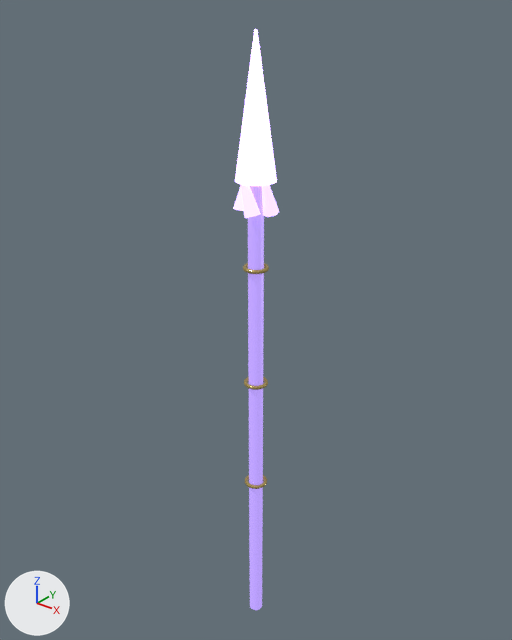
A saved change to the glTF model game/assets/models/crystal_lance.glb.
Both versions are drawn from a camera (50 mm lens) standing at (0.935, -1.168, 0.994) and looking at (-0.035, 0.044, 0.242). Arrows for +X, +Y and +Z are at lower left; the lights stay in place. The picture after the commit comes second. Where no turn or scale is listed for an object, it has been applied to the vertices. Vertices at exactly the same position are counted once.
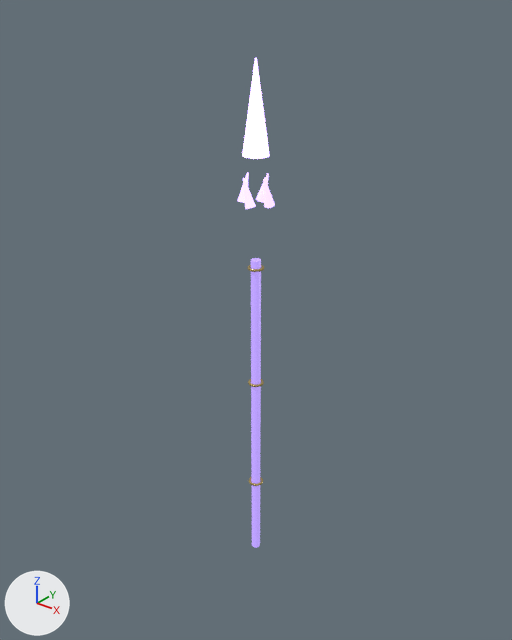
Where the newer file only moved an object's origin or applied its transform, the numbers keep the older frame.

Where the change shows, as pixel boxes [x1, y1, x2, y2] in the pictures (512 x 640 px):
'Cylinder', rescaled (35% narrower, 32% shorter): before [248, 186, 264, 610]; after [251, 258, 261, 548]
'Cone', rescaled (33% narrower, 35% shorter): before [235, 29, 277, 186]; after [242, 58, 270, 159]
'Cone.004', rescaled: before [241, 185, 261, 218]; after [243, 178, 256, 209]
'Cone.001', rescaled: before [262, 185, 279, 217]; after [263, 178, 275, 208]
'Cone.003', rescaled: before [233, 186, 244, 211]; after [237, 172, 249, 203]
'Torus.001', moved: before [244, 377, 268, 390]; after [248, 379, 264, 387]
'Torus.002', rescaled (33% narrower, 33% shorter): before [243, 263, 269, 274]; after [247, 265, 264, 272]
'Torus', rescaled (35% narrower, 33% shorter): before [245, 475, 267, 489]; after [249, 477, 263, 486]

What the commit changed:
me_cylinder is used by ob_cylinder; location (0.0, 0.0, 0.0).
me_cylinder had 64 vertices, 124 faces and spanned x -0.018..0.018, y -0.018..0.018, z -0.65..0.65.
me_cylinder now has 64 vertices, 124 faces and spans x -0.012..0.012, y -0.012..0.012, z -0.419..0.419.
me_cylinder part 1: the whole mesh is scaled about its middle by 0.645.
me_cone is used by ob_cone; location (0.0, 0.0, 0.75).
me_cone had 64 vertices, 124 faces and spanned x -0.045..0.045, y -0.045..0.045, z -0.15..0.15.
me_cone now has 64 vertices, 124 faces and spans x -0.029..0.029, y -0.029..0.029, z 0.653..0.847.
me_cone part 2: the whole mesh is scaled about its middle by 0.645, then moved by (0.0, 0.0, 0.75).
me_cone_001 is used by ob_cone_001; location (0.03, 0.0, 0.58).
me_cone_001 had 64 vertices, 124 faces and spanned x -0.018..0.018, y -0.0176..0.032, z -0.0531..0.0487.
me_cone_001 now has 64 vertices, 124 faces and spans x -0.0116..0.0116, y -0.0114..0.0206, z -0.0342..0.0314.
me_cone_001 part 3: the whole mesh is scaled about the mesh origin by 0.645.
me_cone_003 is used by ob_cone_003; location (-0.03, 0.0, 0.58).
me_cone_003 had 64 vertices, 124 faces and spanned x -0.018..0.018, y -0.032..0.0176, z -0.0531..0.0487.
me_cone_003 now has 64 vertices, 124 faces and spans x -0.0116..0.0116, y -0.0206..0.0114, z -0.0342..0.0314.
me_cone_003 part 4: the whole mesh is scaled about the mesh origin by 0.645.
me_cone_004 is used by ob_cone_004; location (0.0, -0.03, 0.58).
me_cone_004 had 64 vertices, 124 faces and spanned x -0.0176..0.032, y -0.018..0.018, z -0.0531..0.0487.
me_cone_004 now has 64 vertices, 124 faces and spans x -0.0114..0.0206, y -0.0116..0.0116, z -0.0342..0.0314.
me_cone_004 part 5: the whole mesh is scaled about the mesh origin by 0.645.
me_torus is used by ob_torus; location (0.0, 0.0, -0.2).
me_torus had 576 vertices, 1152 faces and spanned x -0.03..0.03, y -0.03..0.03, z -0.005..0.005.
me_torus now has 576 vertices, 1152 faces and spans x -0.0194..0.0194, y -0.0194..0.0194, z -0.2032..-0.1968.
me_torus part 6: the whole mesh is scaled about its middle by 0.645, then moved by (0.0, 0.0, -0.2).
me_torus_002 is used by ob_torus_002; location (0.0, 0.0, 0.4).
me_torus_002 had 576 vertices, 1152 faces and spanned x -0.03..0.03, y -0.03..0.03, z -0.005..0.005.
me_torus_002 now has 576 vertices, 1152 faces and spans x -0.0194..0.0194, y -0.0194..0.0194, z 0.3968..0.4032.
me_torus_002 part 7: the whole mesh is scaled about its middle by 0.645, then moved by (0.0, 0.0, 0.4).
Object 'Cone' (ob_cone) moves from (0.0, 0.0, 0.75) to (0.0, 0.0, 0.0).
Object 'Torus' (ob_torus) moves from (0.0, 0.0, -0.2) to (0.0, 0.0, 0.0).
Object 'Torus.001' (ob_torus_001) moves from (0.0, 0.0, 0.1) to (0.0, 0.0, 0.0).
Object 'Torus.002' (ob_torus_002) moves from (0.0, 0.0, 0.4) to (0.0, 0.0, 0.0).
